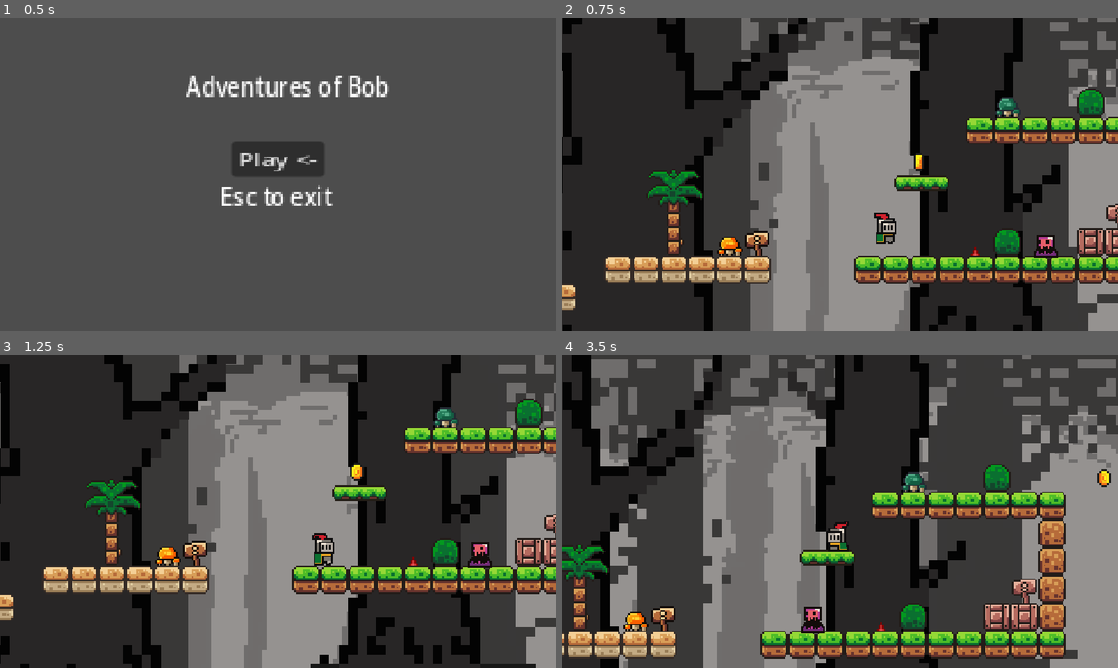
Above: before the commit, frames 1-4 (two rows, left to right).
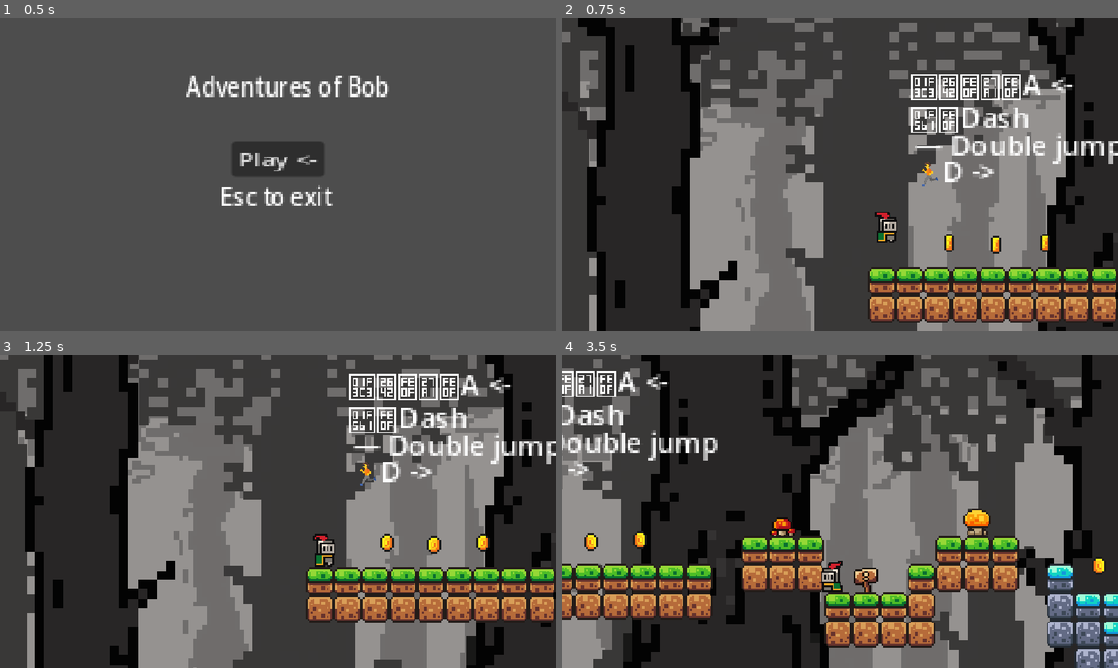
Above: after the commit, the same moments.

Repository: Testing-File/Brackish-Knight
Game: Godot game, scene res://scenes/mainmenu.tscn
Two runs of this game, one before a commit and one after it. Both use one fixed random seed, a clock stepped at 60 frames per second and the inputs below.
Inputs (mouse positions are in pixels of both pictures, inside the frame that each line leads up to):
- Up to frame 1 (0.5 s): no input
- Up to frame 2 (0.75 s): click "Play <-" at 0.5 s
- Up to frame 3 (1.25 s): no input
- Up to frame 4 (3.5 s): tap Enter (ui_accept) at 1.25, 1.52, 1.55, 1.82, 2.1, 2.27, 2.57, 3.05 s; move the mouse to (962, 495) at 1.27 s; hold Right mouse button (dash, bound only after the commit) 1.28-2.03 s; hold D (right) 1.28-2.78 s; move the mouse to (728, 527) at 2.02 s; right-click (728, 527) at 2.3 s; move the mouse to (895, 442) at 2.77 s; hold A (left) from 2.78 s (still down); hold Right mouse button (dash, bound only after the commit) from 2.78 s (still down)

Frame 1 is identical in both runs. In frame 2, 69% of the frame differs, in the area x 0-100%, y 0-100%; in frame 3, 68%; in frame 4, 75%.

Commit message:
Added dash and double jump
requesting dash particles

Diff:
--- a/project.godot
+++ b/project.godot
@@ -31,6 +31,11 @@
 "events": [Object(InputEventKey,"resource_local_to_scene":false,"resource_name":"","device":-1,"window_id":0,"alt_press …(191 unchanged characters)…
 ]
 }
+dash={
+"deadzone": 0.2,
+"events": [Object(InputEventMouseButton,"resource_local_to_scene":false,"resource_name":"","device":-1,"window_id":0,"alt_pressed":false,"shift_pressed":false,"ctrl_pressed":false,"meta_pressed":false,"button_mask":0,"position":Vector2(0, 0),"global_position":Vector2(0, 0),"factor":1.0,"button_index":2,"canceled":false,"pressed":false,"double_click":false,"script":null)
+]
+}
 
 [physics]
 
--- a/scenes/game.tscn
+++ b/scenes/game.tscn
@@ -283,7 +283,7 @@
 tile_set = SubResource("TileSet_lbhrr")
 
 [node name="player" parent="." instance=ExtResource("1_uwrxv")]
-position = Vector2(1266.4277, 188.18732)
+position = Vector2(26.764702, 133.30966)
 
 [node name="Camera2D" type="Camera2D" parent="player"]
 position = Vector2(-27, -30)
@@ -293,6 +293,40 @@
 limit_smoothed = true
 position_smoothing_enabled = true
 
+[node name="CanvasLayer" type="CanvasLayer" parent="player"]
+follow_viewport_enabled = true
+
+[node name="Label" type="Label" parent="player/CanvasLayer"]
+offset_left = 41.0
+offset_top = 62.0
+offset_right = 102.0
+offset_bottom = 85.0
+text = "🖱️Dash"
+
+[node name="Label3" type="Label" parent="player/CanvasLayer"]
+offset_left = 41.0
+offset_top = 43.0
+offset_right = 102.0
+offset_bottom = 92.0
+text = "🏃‍♂️‍➡️A <-
+"
+
+[node name="Label2" type="Label" parent="player/CanvasLayer"]
+offset_left = 43.0
+offset_top = 78.0
+offset_right = 163.0
+offset_bottom = 127.0
+text = "— Double jump
+"
+
+[node name="Label4" type="Label" parent="player/CanvasLayer"]
+offset_left = 43.0
+offset_top = 93.0
+offset_right = 163.0
+offset_bottom = 142.0
+text = "🏃‍D ->
+"
+
 [node name="platform" type="Node" parent="."]
 
 [node name="Platform_b2" parent="platform" instance=ExtResource("3_lnu2h")]
@@ -355,7 +389,7 @@
 position = Vector2(117.69676, 145.55069)
 
 [node name="coin9" parent="coins" instance=ExtResource("5_iywne")]
-position = Vector2(92.365845, 142.70563)
+position = Vector2(90, 147)
 
 [node name="coin11" parent="coins" instance=ExtResource("5_iywne")]
 position = Vector2(62.94281, 145.55069)
--- a/scenes/player.tscn
+++ b/scenes/player.tscn
@@ -1,8 +1,40 @@
-[gd_scene load_steps=10 format=3 uid="uid://doxdf4q4e7151"]
+[gd_scene load_steps=18 format=3 uid="uid://doxdf4q4e7151"]
 
 [ext_resource type="Texture2D" uid="uid://cg0rmia1l727t" path="res://assets/sprites/knight.png" id="1_3vyb7"]
 [ext_resource type="Script" uid="uid://fuaybfpvv27l" path="res://scripts/player.gd" id="1_g2els"]
 [ext_resource type="AudioStream" uid="uid://c1wvoss0whamv" path="res://assets/sounds/jump.wav" id="3_qhqgy"]
+
+[sub_resource type="AtlasTexture" id="AtlasTexture_tuyoq"]
+atlas = ExtResource("1_3vyb7")
+region = Rect2(0, 160, 32, 32)
+
+[sub_resource type="AtlasTexture" id="AtlasTexture_fjrip"]
+atlas = ExtResource("1_3vyb7")
+region = Rect2(32, 160, 32, 32)
+
+[sub_resource type="AtlasTexture" id="AtlasTexture_smehm"]
+atlas = ExtResource("1_3vyb7")
+region = Rect2(64, 160, 32, 32)
+
+[sub_resource type="AtlasTexture" id="AtlasTexture_ur7pv"]
+atlas = ExtResource("1_3vyb7")
+region = Rect2(96, 160, 32, 32)
+
+[sub_resource type="AtlasTexture" id="AtlasTexture_y4r1p"]
+atlas = ExtResource("1_3vyb7")
+region = Rect2(128, 160, 32, 32)
+
+[sub_resource type="AtlasTexture" id="AtlasTexture_d2wvv"]
+atlas = ExtResource("1_3vyb7")
+region = Rect2(160, 160, 32, 32)
+
+[sub_resource type="AtlasTexture" id="AtlasTexture_3v2ag"]
+atlas = ExtResource("1_3vyb7")
+region = Rect2(192, 160, 32, 32)
+
+[sub_resource type="AtlasTexture" id="AtlasTexture_jej6c"]
+atlas = ExtResource("1_3vyb7")
+region = Rect2(224, 160, 32, 32)
 
 [sub_resource type="AtlasTexture" id="AtlasTexture_g2els"]
 atlas = ExtResource("1_3vyb7")
@@ -22,6 +54,35 @@
 
 [sub_resource type="SpriteFrames" id="SpriteFrames_tuyoq"]
 animations = [{
+"frames": [{
+"duration": 1.0,
+"texture": SubResource("AtlasTexture_tuyoq")
+}, {
+"duration": 1.0,
+"texture": SubResource("AtlasTexture_fjrip")
+}, {
+"duration": 1.0,
+"texture": SubResource("AtlasTexture_smehm")
+}, {
+"duration": 1.0,
+"texture": SubResource("AtlasTexture_ur7pv")
+}, {
+"duration": 1.0,
+"texture": SubResource("AtlasTexture_y4r1p")
+}, {
+"duration": 1.0,
+"texture": SubResource("AtlasTexture_d2wvv")
+}, {
+"duration": 1.0,
+"texture": SubResource("AtlasTexture_3v2ag")
+}, {
+"duration": 1.0,
+"texture": SubResource("AtlasTexture_jej6c")
+}],
+"loop": false,
+"name": &"dash",
+"speed": 10.0
+}, {
 "frames": [{
 "duration": 1.0,
 "texture": SubResource("AtlasTexture_g2els")
@@ -52,8 +113,10 @@
 [node name="AnimatedSprite2D" type="AnimatedSprite2D" parent="."]
 position = Vector2(0, -12)
 sprite_frames = SubResource("SpriteFrames_tuyoq")
-animation = &"idle"
+animation = &"dash"
 autoplay = "idle"
+frame = 2
+frame_progress = 0.0025118855
 
 [node name="CollisionShape2D" type="CollisionShape2D" parent="."]
 position = Vector2(0, -6.0000005)
@@ -62,3 +125,9 @@
 
 [node name="Jump" type="AudioStreamPlayer" parent="."]
 stream = ExtResource("3_qhqgy")
+
+[node name="dash_time" type="Timer" parent="."]
+wait_time = 0.4
+one_shot = true
+
+[connection signal="timeout" from="dash_time" to="." method="stop_dash"]
--- a/scripts/player.gd
+++ b/scripts/player.gd
@@ -1,8 +1,11 @@
 extends CharacterBody2D
 
-const SPEED = 160
+@export_subgroup("Settings")
+const SPEED = 135
 const JUMP_VELOCITY = -300.00
-
+var jump_change = 0
+var dash_speed = 2
+var dashing = false
 
 func _physics_process(delta: float) -> void:
 	# Add the gravity.
@@ -10,15 +13,31 @@
 		velocity += get_gravity() * delta
 
 	# Handle jump.
+	if Input.is_action_just_pressed("ui_accept") and jump_change == 1:
+		velocity.y = JUMP_VELOCITY
+		$Jump.play()
+		jump_change = 2
+
 	if Input.is_action_just_pressed("ui_accept") and is_on_floor():
 		velocity.y = JUMP_VELOCITY
 		$Jump.play()
+		jump_change = 1
+
+	if !Input.is_action_just_pressed("ui_accept") and is_on_floor():
+		jump_change = 0
 
 	# Get the input direction and handle the movement/deceleration.
 	# As good practice, you should replace UI actions with custom gameplay actions.
 	var direction := Input.get_axis("left", "right")
+
+	if Input.is_action_pressed("dash"):
+		if !dashing and direction:
+			start_dash()
 	if direction:
-		velocity.x = direction * SPEED # Left
+		if dashing:
+			velocity.x = direction * SPEED * dash_speed # Left
+		else:
+			velocity.x = direction * SPEED
 	else:
 		velocity.x = move_toward(velocity.x, 0, SPEED) # Right
 
@@ -27,3 +46,10 @@
 
 
 	move_and_slide()
+
+func start_dash():
+	dashing = true
+	$dash_time.start()
+
+func stop_dash():
+	dashing = false
